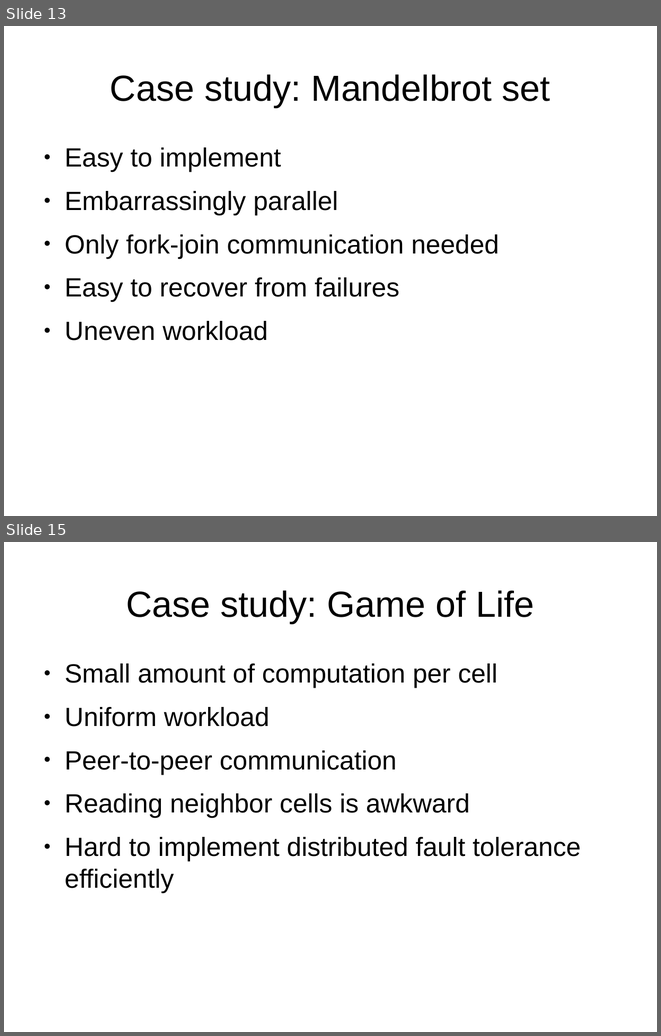
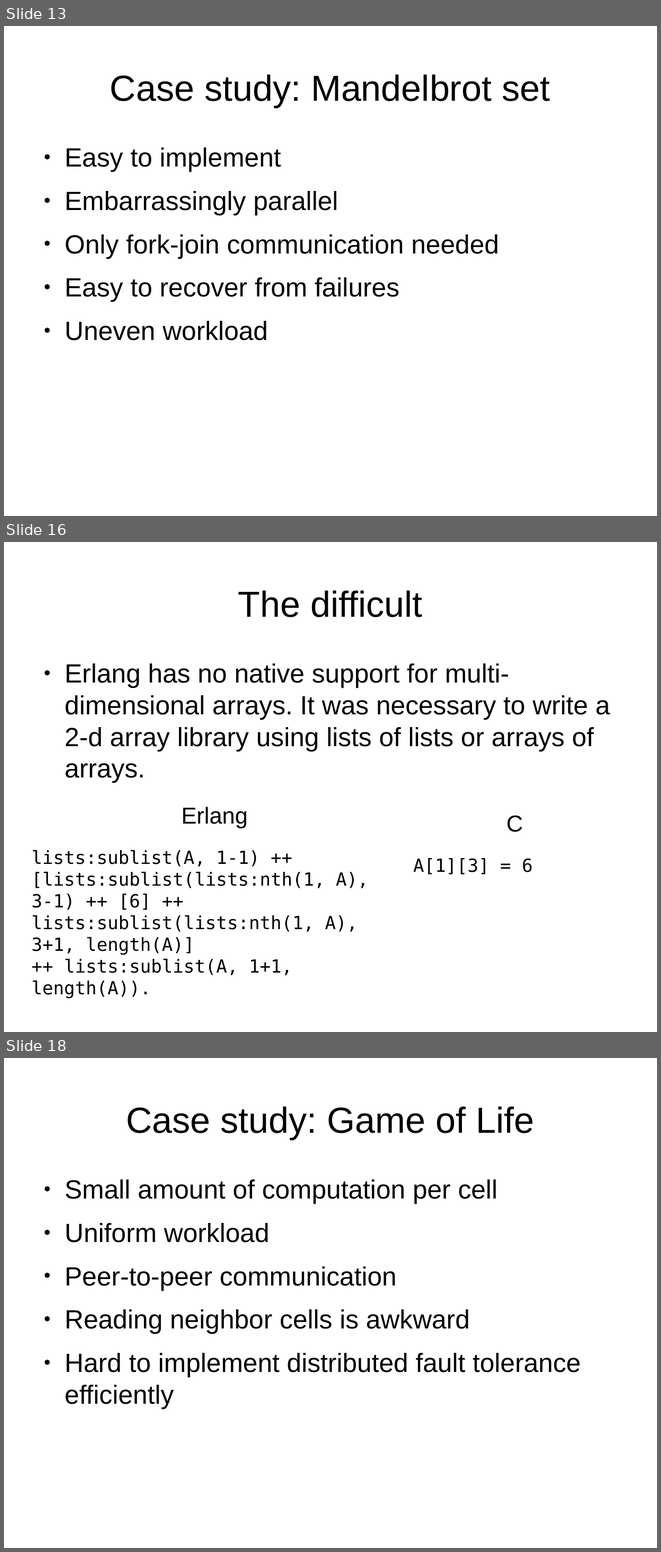
Before and after one commit to FractalDesigns/cowichan-1, a slide deck: miscellaneous/2010-12/slidesv2.odp. Shown one above the other, each under a label of ours: slides 13 and 15 before the commit, slides 13, 16 and 18 after it; the slides between them are not shown. The pictures are 661x1036 and 661x1552 pixels, drawn with LibreOffice and Linux fonts; fonts in the diff are those of the drawing; background and template pictures are left out. Boxes give left, top, right and bottom in pixels: in the first picture for what was removed or moved away, otherwise in the second. Text is boxed around its words. In the diff, an @@ line names an element or a change of style, - is before the commit and + after.

```diff
--- a/miscellaneous/2010-12/slidesv2.odp
+++ b/miscellaneous/2010-12/slidesv2.odp
@@ slide 16 added at <box>4,542,657,1032</box>, background picture (left out) @@
@@ title added at <box>238,590,422,617</box>, 44 pt, text #000000 @@
+The difficult
@@ text added at <box>64,663,610,783</box>, 32 pt, text #000000 @@
+● Erlang has no native support for multi-dimensional arrays. It was necessary to write a 2-d array library using lists of lists or arrays of arrays.
@@ text added at <box>32,806,369,975</box>, 22 pt, text #000000 @@
+Erlang
+lists:sublist(A, 1-1) ++
+[lists:sublist(lists:nth(1, A), 3-1) ++ [6] ++ lists:sublist(lists:nth(1, A), 3+1, length(A)]
+++ lists:sublist(A, 1+1, length(A)).
@@ text added at <box>413,815,533,874</box>, 22 pt, text #000000 @@
+C
+A[1][3] = 6
@@ what was slide 15 is now slide 18 @@
```
Also in this commit, not shown: 1 slide changed, 2 other slides added.
